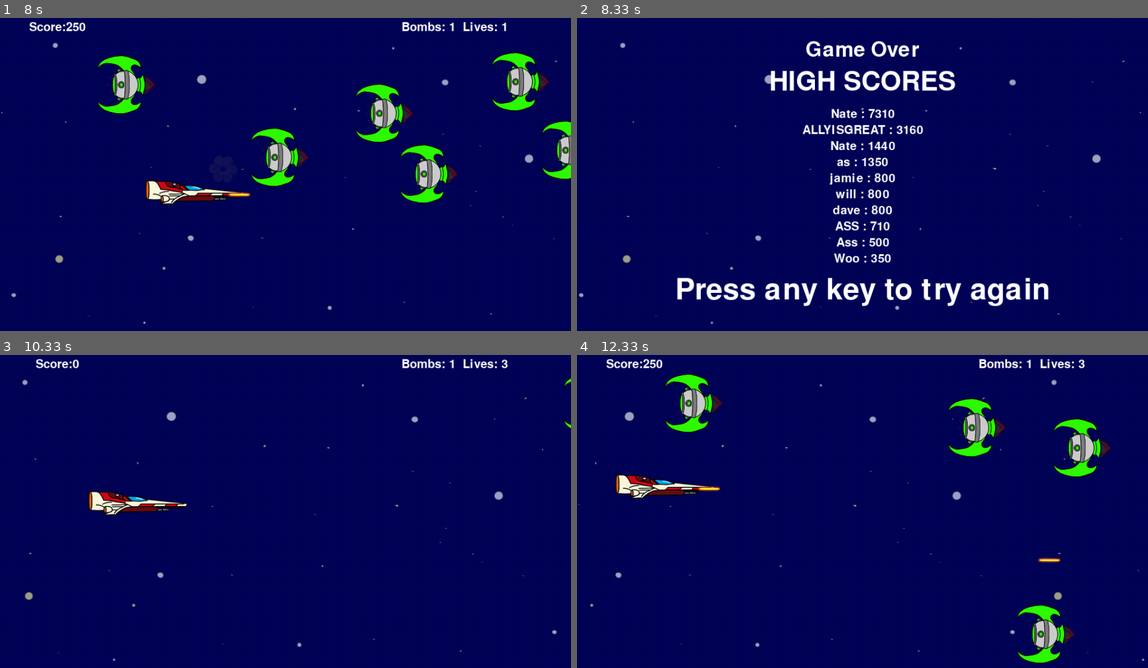
Above: before the commit, frames 1-4 (two rows, left to right).
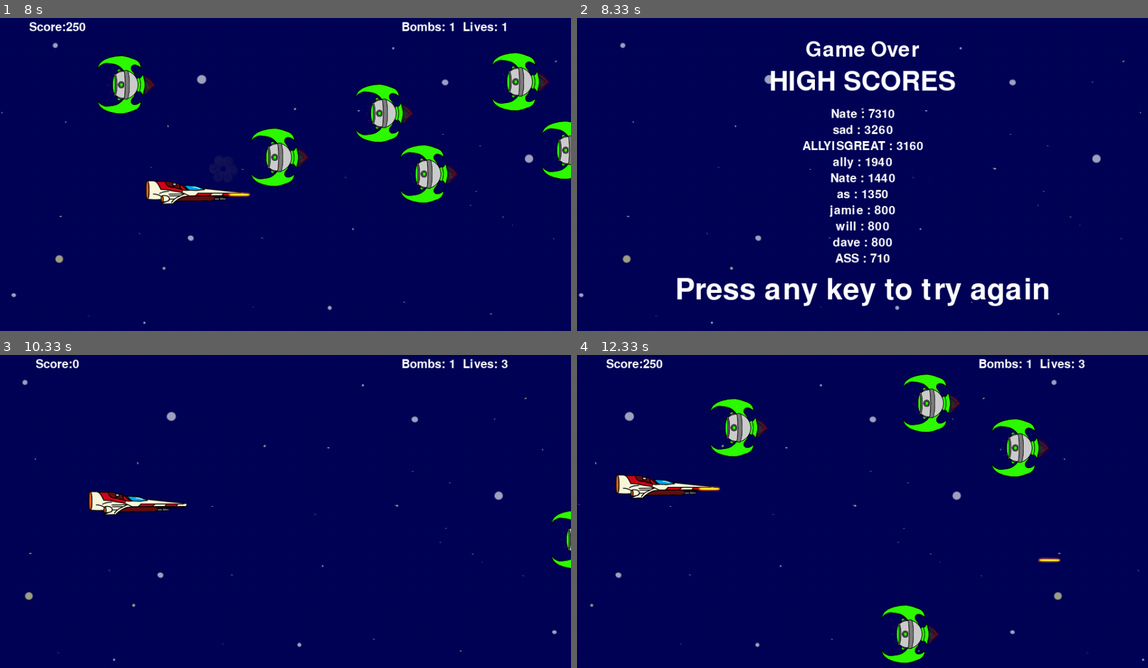
Above: after the commit, the same moments.

Repository: Demi-hero/UoN_Game_Project
Game: pygame game, started from Main.py
Same seed, same stepped clock (60 frames per second), same inputs: the game is played once before the commit and once after it.
Inputs:
- Up to frame 1 (8 s): tap Space at 0.33, 0.67, 4.08, 4.38, 4.58, 4.88, 5.08, 5.42, 5.72, 5.92, 6.22, 6.48, 6.82, 7.12, 7.25, 7.65, 7.95 s; hold Left 1-1.53 s; hold Down 1.57-2.03 s; hold Left 2.12-2.52 s; hold Up 2.55-2.92 s; hold Right 2.95-3.58 s; hold Down 3.62-3.98 s; hold Left 4.02-4.48 s; hold Right 4.52-4.98 s; hold Up 5.02-5.32 s; hold Right 5.35-5.82 s; hold Left 5.85-6.38 s; hold Down 6.42-6.72 s; hold Left 6.75-7.15 s; hold Up 7.18-7.55 s; hold Right from 7.58 s (still down)
- Up to frame 2 (8.33 s): release Right at 8.22 s
- Up to frame 3 (10.33 s): hold Right from 9.98 s (still down); tap Space at 10.05 s
- Up to frame 4 (12.33 s): tap Space at 10.35, 10.55, 10.85, 11.12, 11.45, 11.75, 11.88, 12.28 s; release Right at 10.45 s; hold Left 10.48-11.02 s; hold Down 11.05-11.35 s; hold Left 11.38-11.78 s; hold Up 11.82-12.18 s; hold Right from 12.22 s (still down)

Frame 1 is identical in both runs. In frame 2, 2.2% of the frame differs, in the area x 39-61%, y 34-79%; in frame 3, 0.2%; in frame 4, 7.4%, in the area x 15-94%, y 6-99%.

Commit message:
Aliens on Gameover
No longer have invisible aliens after the game over. Swapped the remove for a kill.

Diff:
--- a/Main.py
+++ b/Main.py
@@ -65,16 +65,11 @@
                     gd.expl = gd.Explosion(hit.rect.center, 'sm')
                     gd.all_sprites.add(gd.expl)
                     gd.new_alien()
-#        if player.shield <= 0:
-#            running = False
                 for alien in gd.aliens:
                     if alien.rect.x < 0 - alien.ln:
                         gd.aliens.remove(alien)
                         self.score -= 10
                         gd.new_alien()
-
-
-
                 Board.draw()
                 gd.all_sprites.draw(gd.Background.screen)
 
--- a/eventhandler.py
+++ b/eventhandler.py
@@ -112,7 +112,7 @@
                 elif event.type == pyg.KEYDOWN:
                     # if key pressed, re-initialises everything and breaks from loop
                     for sprite in gamedata.all_sprites:
-                        gamedata.all_sprites.remove(sprite)
+                        sprite.kill()
                     gamedata.player = gamedata.Player()
                     gamedata.all_sprites.add(gamedata.player)
                     for i in range(8):
--- a/highscore.csv
+++ b/highscore.csv
@@ -1,10 +1,10 @@
 Nate,7310
+sad,3260
 ALLYISGREAT,3160
+ally,1940
 Nate,1440
 as,1350
 jamie,800
 will,800
 dave,800
 ASS,710
-Ass,500
-Woo,350
